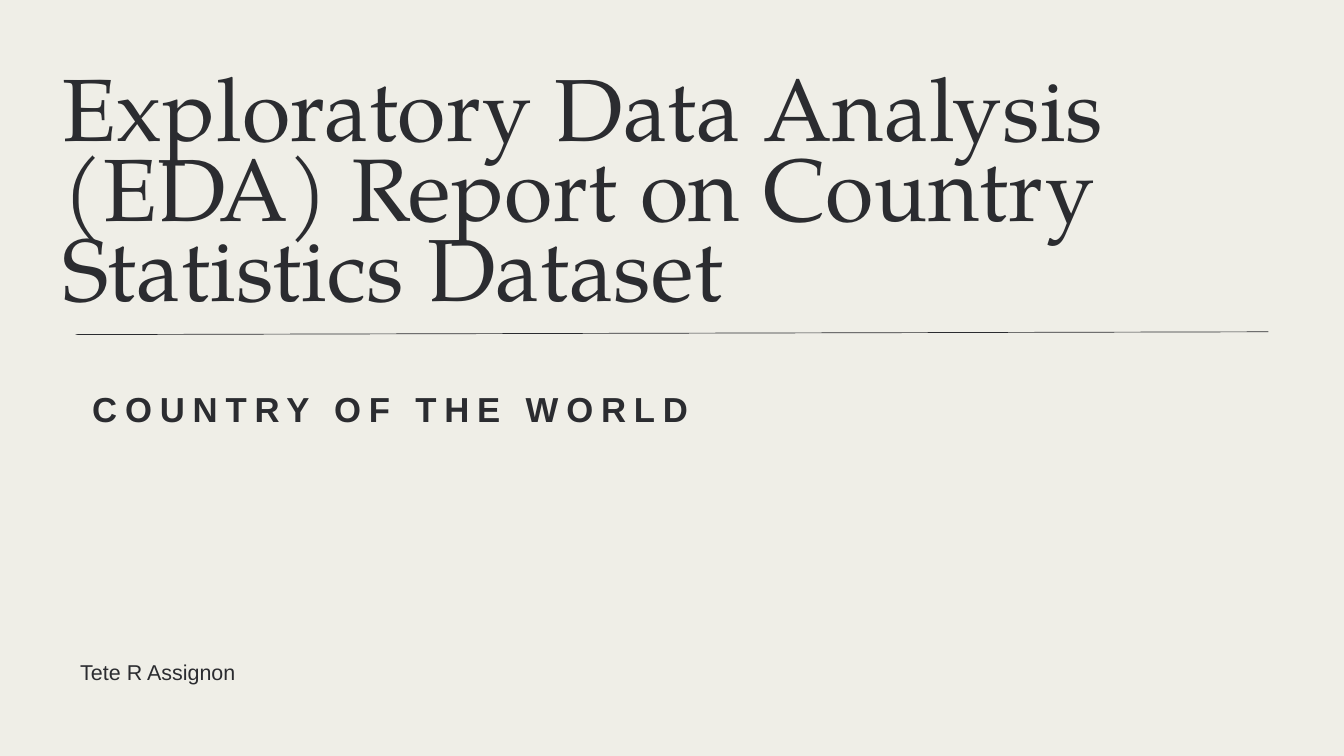
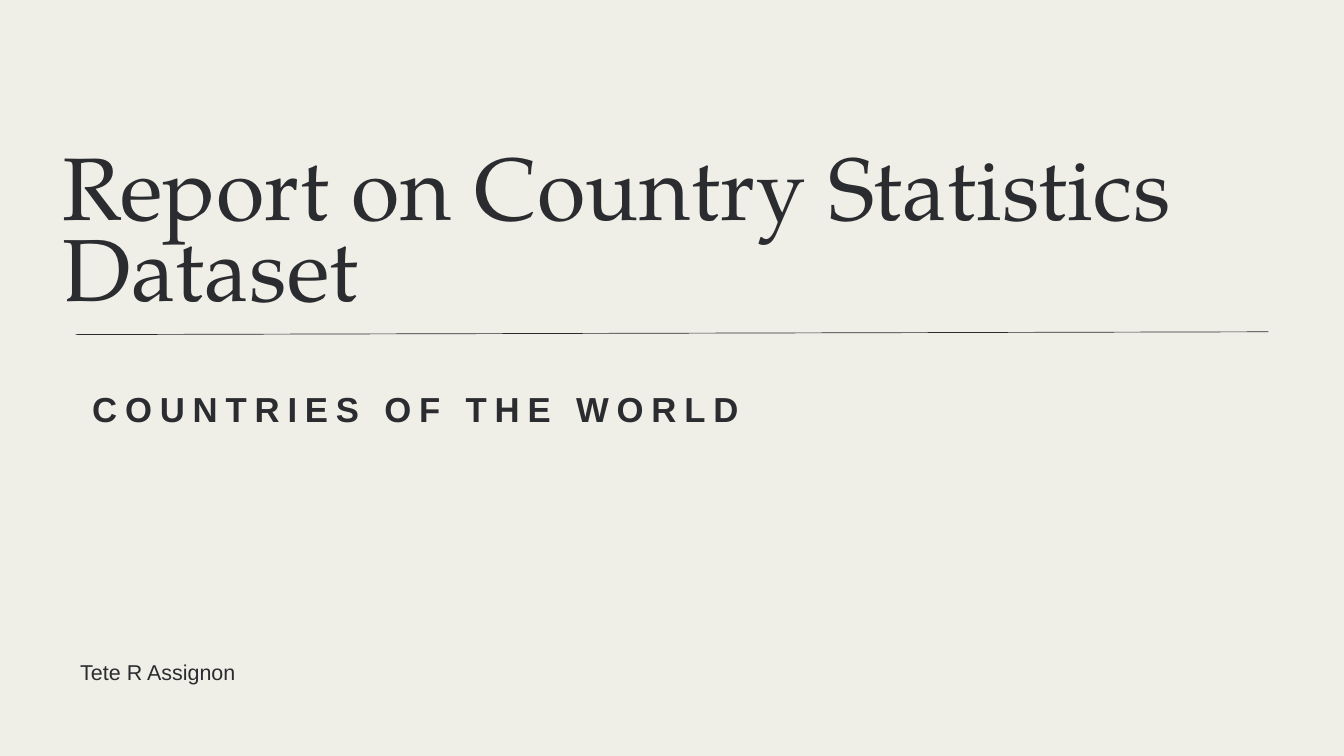
Before and after one commit to Vilars/Data110, a slide deck: slide 1 of Tete R Assignon_Project 1.pptx. Drawn at 1344x756 pixels with LibreOffice and Linux fonts; fonts in the diff are those of the drawing. Boxes give left, top, right and bottom in pixels: in the first picture for what was removed or moved away, otherwise in the second. Text is boxed around its words. In the diff, an @@ line names an element or a change of style, - is before the commit and + after.

```diff
--- a/Tete R Assignon_Project 1.pptx
+++ b/Tete R Assignon_Project 1.pptx
@@ text at <box>63,157,1171,334</box>: text changed @@
-Exploratory Data Analysis (EDA) Report on Country Statistics Dataset
+Report on Country Statistics Dataset
@@ text at <box>92,397,738,423</box>: text changed @@
-COUNTRY OF THE WORLD
+COUNTRIES OF THE WORLD
```
Also in this commit, not shown: 3 other slides changed, 1 slide added, 1 slide removed.
